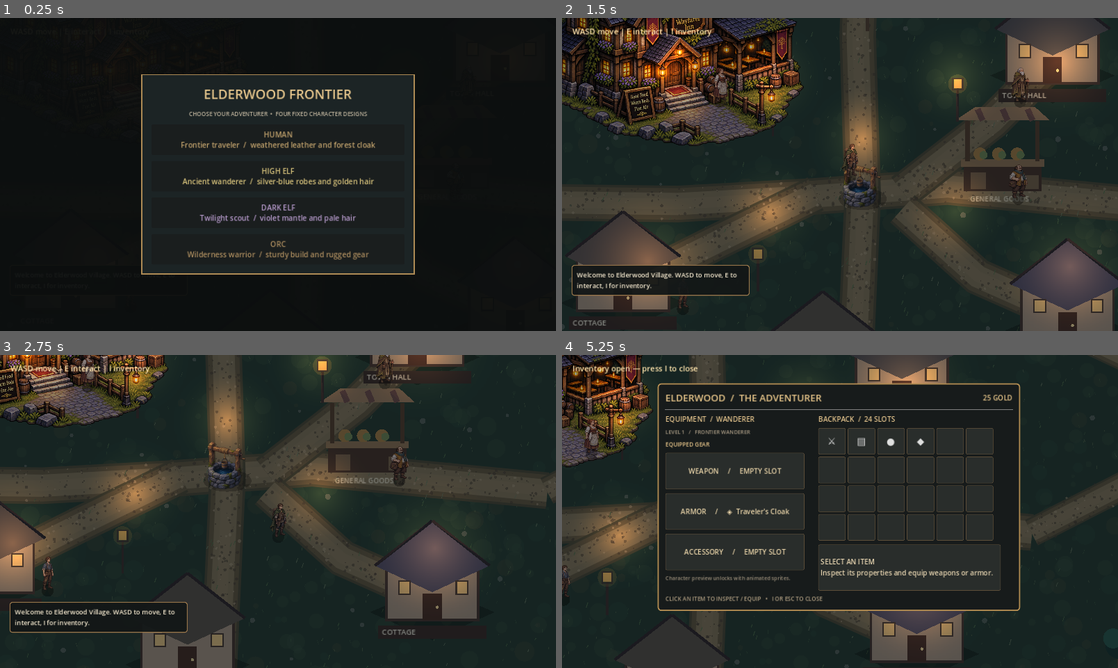
Above: before the commit, frames 1-4 (two rows, left to right).
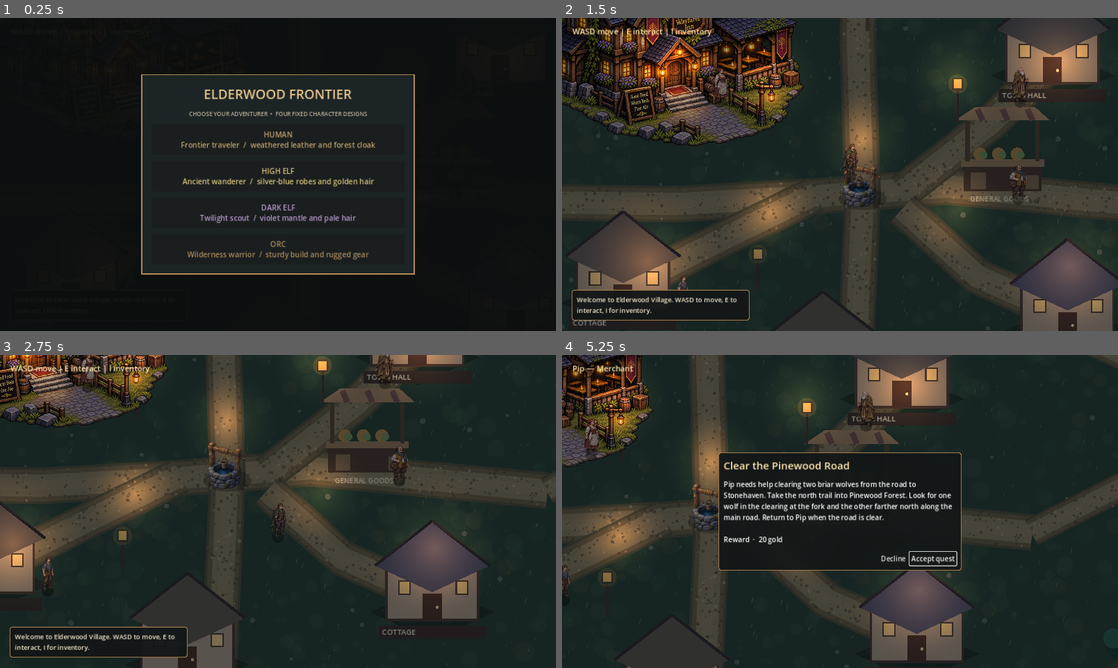
Above: after the commit, the same moments.

Repository: bhubler/elderwood-frontier-pc
Game: Godot game, scene res://scenes/world.tscn
The game is run twice, just before and just after one commit, with the same random seed, the same clock (stepped at 60 frames per second) and the same inputs.
Inputs (mouse positions are in pixels of both pictures, inside the frame that each line leads up to):
- Up to frame 1 (0.25 s): no input
- Up to frame 2 (1.5 s): click "HUMAN Frontier traveler / wea…" at 0.5 s; tap Enter at 1.25 s; move the mouse to (962, 158) at 1.27 s; hold D from 1.28 s (still down); tap E at 1.35 s; click (962, 158) at 1.42 s
- Up to frame 3 (2.75 s): tap Space at 1.52, 2.27 s; move the mouse to (166, 527) at 2.02 s; release D at 2.03 s; hold S from 2.03 s (still down); tap E at 2.1 s; click (166, 527) at 2.17 s
- Up to frame 4 (5.25 s): move the mouse to (895, 442) at 2.77 s; release S at 2.78 s; hold D 2.78-3.53 s; tap N at 2.85 s; click (895, 442) at 2.92 s; tap E at 3.05, 3.8, 5 s; move the mouse to (812, 574) at 3.52 s; hold W 3.53-4.25 s; tap Shift at 3.6 s; click (812, 574) at 3.67 s; tap Space at 3.77 s; click (895, 558) at 4.25 s, where only the run after the commit has a clickable "Decline"; move the mouse to (1006, 558) at 5.02 s; hold A from 5.03 s (still down); tap I at 5.1 s; click (1006, 558) at 5.17 s

The runs differ from the first frame. In frame 2, 2.9% of the frame differs, in the area x 1-34%, y 78-97%; in frame 3, 2.3%; in frame 4, 17%, in the area x 2-83%, y 3-82%.

Commit message:
Share village artwork with Pinewood and add an explicit quest offer

Diff:
--- a/scripts/pinewood_forest.gd
+++ b/scripts/pinewood_forest.gd
@@ -7,6 +7,8 @@
 const Wolf := preload("res://scripts/pinewood_wolf.gd")
 const Fireball := preload("res://scripts/pinewood_fireball.gd")
 const Layout := preload("res://scripts/forest_layout.gd")
+const WildernessTerrain := preload("res://scripts/wilderness_terrain.gd")
+const WildernessVegetation := preload("res://scripts/wilderness_vegetation.gd")
 const MONSTER_ART := "res://art/pinewood/briar_wolves.png"
 const VILLAGE_ENTRANCE := Vector2(4, -670)
 const SOUTH_ENTRY := Vector2(0, 704)
@@ -31,6 +33,8 @@
 var player: CharacterBody2D
 var wolves: Array[Wolf] = []
 var trees: Array[Vector2] = []
+var using_bundle_terrain := false
+var using_bundle_trees := false
 var health := MAX_HEALTH
 var mana := MAX_MANA
 var cast_cooldown := 0.0
@@ -72,8 +76,33 @@
 		trees.append(p)
 		WorldCollision.circle(self, "PineTrunk", p, 12.0)
 	trees.sort_custom(func(a: Vector2, b: Vector2) -> bool: return a.y < b.y)
+	_load_wilderness_art()
 	_spawn_wolf(Vector2(-357, 127), 0)
 	_spawn_wolf(Vector2(170, -250), 1)
+
+func _load_wilderness_art() -> void:
+	if ResourceLoader.exists(WildernessTerrain.TILESET_PATH):
+		var terrain := WildernessTerrain.new()
+		terrain.name = "WildernessTerrain"
+		terrain.z_index = -10
+		terrain.roads = [ROAD]
+		terrain.trails = [CLEARING]
+		terrain.road_half_width = 52.0
+		terrain.trail_half_width = 35.0
+		terrain.cobble_center = Vector2(0, -790)
+		terrain.cobble_radius = 132.0
+		terrain.cobble_over_roads = true
+		terrain.cell_extent = 54
+		terrain.ground_bounds = Rect2(-1180, -1130, 2360, 2220)
+		add_child(terrain)
+		using_bundle_terrain = not terrain.get_used_cells().is_empty()
+	if DirAccess.dir_exists_absolute(WildernessVegetation.PACK_ROOT):
+		var vegetation := WildernessVegetation.new()
+		vegetation.name = "WildernessVegetation"
+		vegetation.use_authored_layout = true
+		vegetation.authored_trunks = trees
+		add_child(vegetation)
+		using_bundle_trees = vegetation.trees_placed > 0
 
 func _spawn_wolf(at: Vector2, variant: int) -> void:
 	var wolf := Wolf.new()
@@ -317,6 +346,16 @@
 	return to_local(player.global_position).y < -679.0
 
 func _draw() -> void:
+	if not using_bundle_terrain:
+		_draw_placeholder_ground()
+	if not using_bundle_trees:
+		for p in trees:
+			_draw_pine(p)
+	_draw_waypost(Vector2(86, 731), "PINEWOOD FOREST")
+	_draw_waypost(Vector2(-226, 269), "STONEHAVEN ↑")
+	_draw_gate()
+
+func _draw_placeholder_ground() -> void:
 	draw_rect(Rect2(-1010, -1020, 2020, 1990), Color("#243b33"))
 	var rng := RandomNumberGenerator.new()
 	rng.seed = 712
@@ -334,11 +373,6 @@
 		var end: Vector2 = ROAD[at + 1]
 		var p := start.lerp(end, rng.randf()) + (end - start).normalized().orthogonal() * rng.randf_range(-46.0, 46.0)
 		draw_circle(p, rng.randf_range(1.3, 4.2), Color("#94856b") if i % 2 == 0 else Color("#55493b"))
-	for p in trees:
-		_draw_pine(p)
-	_draw_waypost(Vector2(86, 731), "PINEWOOD FOREST")
-	_draw_waypost(Vector2(-226, 269), "STONEHAVEN ↑")
-	_draw_gate()
 
 func _draw_swing() -> void:
 	var center := to_local(player.global_position) + Vector2(0, -2)
@@ -386,11 +420,12 @@
 		HORIZONTAL_ALIGNMENT_CENTER, 142, 14, Color("#ffe1a5"))
 
 func _draw_gate() -> void:
-	draw_rect(Rect2(-900, -920, 1800, 254), Color("#454c4e"))
-	for row in range(10):
-		for column in range(40):
-			var p := Vector2(-900 + column * 46 - (row % 2) * 23, -920 + row * 29)
-			draw_rect(Rect2(p, Vector2(43, 26)), Color("#565957") if (row + column) % 3 == 0 else Color("#4d514f"))
+	if not using_bundle_terrain:
+		draw_rect(Rect2(-900, -920, 1800, 254), Color("#454c4e"))
+		for row in range(10):
+			for column in range(40):
+				var p := Vector2(-900 + column * 46 - (row % 2) * 23, -920 + row * 29)
+				draw_rect(Rect2(p, Vector2(43, 26)), Color("#565957") if (row + column) % 3 == 0 else Color("#4d514f"))
 	for x in [-900, 100]:
 		draw_rect(Rect2(x, -713, 800, 89), Color("#525a5b"))
 		for i in range(16):
--- a/scripts/village_interactions.gd
+++ b/scripts/village_interactions.gd
@@ -10,6 +10,8 @@
 var player: CharacterBody2D
 var ui: PanelContainer
 var message: Label
+var quest_offer: CenterContainer
+var accept_quest: Button
 var inventory_panel: PanelContainer
 var notice_timer: Timer
 var inventory_grid: GridContainer
@@ -78,9 +80,14 @@
     prompt.add_theme_color_override("font_color", Color("#ffe5ad"))
     holder.add_child(prompt)
     ui = PanelContainer.new()
-    ui.position = Vector2(22, 568)
-    ui.custom_minimum_size = Vector2(410, 0)
     holder.add_child(ui)
+    ui.set_anchors_and_offsets_preset(Control.PRESET_BOTTOM_LEFT)
+    ui.offset_left = 22
+    ui.offset_right = 432
+    ui.offset_top = -24
+    ui.offset_bottom = -24
+    ui.grow_vertical = Control.GROW_DIRECTION_BEGIN
+    ui.mouse_filter = Control.MOUSE_FILTER_IGNORE
     var style := StyleBoxFlat.new()
     style.bg_color = Color(0.075, 0.09, 0.09, 0.95)
     style.border_color = Color("#9a774b")
@@ -95,10 +102,63 @@
     message.add_theme_color_override("font_color", Color("#f4e8ce"))
     ui.add_child(message)
     ui.hide()
+    _make_quest_offer(holder, style)
     notice_timer = Timer.new()
     notice_timer.one_shot = true
     notice_timer.timeout.connect(_on_notice_timeout)
     add_child(notice_timer)
+
+func _make_quest_offer(holder: Control, style: StyleBoxFlat) -> void:
+    quest_offer = CenterContainer.new()
+    holder.add_child(quest_offer)
+    quest_offer.set_anchors_and_offsets_preset(Control.PRESET_FULL_RECT)
+    var panel := PanelContainer.new()
+    panel.custom_minimum_size.x = 560
+    panel.add_theme_stylebox_override("panel", style)
+    quest_offer.add_child(panel)
+    var content := VBoxContainer.new()
+    content.add_theme_constant_override("separation", 14)
+    panel.add_child(content)
+    var title := Label.new()
+    title.text = "Clear the Pinewood Road"
+    title.add_theme_font_size_override("font_size", 24)
+    title.add_theme_color_override("font_color", Color("#ffe5ad"))
+    content.add_child(title)
+    var details := Label.new()
+    details.autowrap_mode = TextServer.AUTOWRAP_WORD_SMART
+    details.text = "Pip needs help clearing two briar wolves from the road to Stonehaven. Take the north trail into Pinewood Forest. Look for one wolf in the clearing at the fork and the other farther north along the main road. Return to Pip when the road is clear.\n\nReward  ·  %d gold" % ROAD_REWARD
+    content.add_child(details)
+    var actions := HBoxContainer.new()
+    actions.alignment = BoxContainer.ALIGNMENT_END
+    content.add_child(actions)
+    var decline := Button.new()
+    decline.text = "Decline"
+    decline.pressed.connect(_close_quest_offer)
+    actions.add_child(decline)
+    accept_quest = Button.new()
+    accept_quest.text = "Accept quest"
+    accept_quest.pressed.connect(_accept_road_quest)
+    actions.add_child(accept_quest)
+    quest_offer.hide()
+
+func _show_quest_offer() -> void:
+    notice_timer.stop()
+    ui.hide()
+    quest_offer.show()
+    accept_quest.grab_focus()
+
+func _close_quest_offer() -> void:
+    quest_offer.hide()
+    conversation_open = false
+
+func _accept_road_quest() -> void:
+    if not quest_offer.visible or road_quest != RoadQuest.OFFERED:
+        return
+    road_quest = RoadQuest.ACTIVE
+    _close_quest_offer()
+    var already_clear := is_instance_valid(forest) and forest.wolves.is_empty()
+    var objective := "Talk to Pip to collect your reward." if already_clear else "Take the north trail into Pinewood Forest."
+    _show_message("Quest accepted — Clear the Pinewood Road\n" + objective, 5.0)
 
 func _make_inventory_window() -> void:
     inventory_panel = PanelContainer.new()
@@ -305,6 +365,8 @@
 
     if inventory_open:
         prompt.text = "Inventory open — press I to close"
+    elif quest_offer.visible:
+        prompt.text = "Pip — Merchant"
     elif conversation_open:
         prompt.text = "Press E or Esc to close dialogue"
     elif in_forest:
@@ -344,6 +406,11 @@
 
 func _unhandled_key_input(event: InputEvent) -> void:
     if not event is InputEventKey or not event.pressed or event.echo:
+        return
+    if quest_offer.visible:
+        if event.keycode == KEY_ESCAPE:
+            _close_quest_offer()
+        get_viewport().set_input_as_handled()
         return
     if event.keycode == KEY_I:
         inventory_open = not inventory_open
@@ -394,6 +461,10 @@
                 conversation_open = true
                 var words: String = people[nearest]["words"]
                 var road_dialogue := speaker.name == &"Pip" and road_quest != RoadQuest.COMPLETE
+                if road_dialogue and road_quest == RoadQuest.OFFERED:
+                    _show_quest_offer()
+                    get_viewport().set_input_as_handled()
+                    return
                 if road_dialogue:
                     words = _pip_road_dialogue()
                 _show_message("%s — %s:\n%s\n\n[E] Continue" % [people[nearest]["name"], people[nearest]["role"], words], 0.0)
@@ -410,9 +481,6 @@
         gold += ROAD_REWARD
         _refresh_inventory()
         return "The road is open again. Here’s %d gold for your trouble. Follow the road north to Stonehaven." % ROAD_REWARD
-    if road_quest == RoadQuest.OFFERED:
-        road_quest = RoadQuest.ACTIVE
-        return "Two briar wolves have been stalking the Stonehaven road. Take the north trail into Pinewood Forest. One wolf is in the clearing where the road forks. The other is farther north along the main road. Clear them out and come see me.\n\nQuest started — Clear the Pinewood Road"
     return "%d briar %s still on the Pinewood road. I’ll be here when the road is clear." % [
         remaining, "wolf is" if remaining == 1 else "wolves are"
     ]
--- a/scripts/wilderness_terrain.gd
+++ b/scripts/wilderness_terrain.gd
@@ -1,5 +1,5 @@
 extends TileMapLayer
-## Optional Wilderness Bundle terrain for the starting village.
+## Shared Wilderness Bundle terrain for outdoor regions.
 ## This script is project code; the separately purchased assets stay local.
 const ForestLayout := preload("res://scripts/forest_layout.gd")
 const TILESET_PATH := "res://art/10_Wilderness_Bundle/Terrain_and_Nature/godot/terrain_tileset.tres"
@@ -8,6 +8,16 @@
 const TRAIL := 22
 const COBBLE := 23
 const EXTENT := 24
+
+var roads: Array = ForestLayout.ROADS
+var trails: Array = ForestLayout.TRAILS
+var road_half_width := ForestLayout.ROAD_HALF_WIDTH
+var trail_half_width := ForestLayout.TRAIL_HALF_WIDTH
+var cobble_center := Vector2.ZERO
+var cobble_radius := 78.0
+var cobble_over_roads := false
+var cell_extent := EXTENT
+var ground_bounds := Rect2()
 
 func _ready() -> void:
 	if not ResourceLoader.exists(TILESET_PATH):
@@ -20,15 +30,19 @@
 	var grass_cells: Array[Vector2i] = []
 	var trail_cells: Array[Vector2i] = []
 	var cobble_cells: Array[Vector2i] = []
-	for y in range(-EXTENT, EXTENT + 1):
-		for x in range(-EXTENT, EXTENT + 1):
+	for y in range(-cell_extent, cell_extent + 1):
+		for x in range(-cell_extent, cell_extent + 1):
 			var cell := Vector2i(x, y)
 			var pos := map_to_local(cell)
-			# Path widths are measured in the same world coordinates as the village.
-			if ForestLayout.near_route(pos, ForestLayout.ROADS, ForestLayout.ROAD_HALF_WIDTH) \
-			or ForestLayout.near_route(pos, ForestLayout.TRAILS, ForestLayout.TRAIL_HALF_WIDTH):
+			if ground_bounds.has_area() and not ground_bounds.has_point(pos):
+				continue
+			var cobbled := pos.distance_to(cobble_center) < cobble_radius
+			if cobble_over_roads and cobbled:
+				cobble_cells.append(cell)
+			elif ForestLayout.near_route(pos, roads, road_half_width) \
+			or ForestLayout.near_route(pos, trails, trail_half_width):
 				trail_cells.append(cell)
-			elif pos.length() < 78.0:
+			elif cobbled:
 				cobble_cells.append(cell)
 			else:
 				grass_cells.append(cell)
--- a/scripts/wilderness_vegetation.gd
+++ b/scripts/wilderness_vegetation.gd
@@ -7,6 +7,9 @@
 const SEED := 77139
 
 var trunks: Array[Vector2] = []
+var authored_trunks: Array[Vector2] = []
+var use_authored_layout := false
+var trees_placed := 0
 var tree_scenes: Array[PackedScene] = []
 var bush_scenes: Array[PackedScene] = []
 
@@ -18,7 +21,10 @@
 	if tree_scenes.is_empty() and bush_scenes.is_empty():
 		push_warning("No standalone vegetation scenes found. Share the Trees_and_Bushes folder structure to wire exact assets.")
 		return
-	_populate()
+	if use_authored_layout:
+		_populate_authored()
+	else:
+		_populate()
 
 func _discover(path: String) -> void:
 	var dir := DirAccess.open(path)
@@ -63,18 +69,31 @@
 			continue
 		if is_tree and not ForestLayout.has_trunk_clearance(pos, trunks):
 			continue
-		var instance := scene.instantiate()
-		if not (instance is Node2D):
-			instance.queue_free()
-			continue
-		var decoration := instance as Node2D
-		decoration.position = pos
-		decoration.z_index = 0
-		add_child(decoration)
-		if is_tree:
+		if _plant(scene, pos) and is_tree:
 			trunks.append(pos)
 			# The sprite can sway independently of its grounded trunk.
 			WorldCollision.circle(self, "TreeTrunk", pos, 10.0)
+
+func _populate_authored() -> void:
+	if tree_scenes.is_empty():
+		return
+	var rng := RandomNumberGenerator.new()
+	rng.seed = SEED
+	for pos in authored_trunks:
+		var scene := tree_scenes[rng.randi_range(0, tree_scenes.size() - 1)]
+		if _plant(scene, pos):
+			trees_placed += 1
+
+func _plant(scene: PackedScene, pos: Vector2) -> bool:
+	var instance := scene.instantiate()
+	if not instance is Node2D:
+		instance.queue_free()
+		return false
+	var decoration := instance as Node2D
+	decoration.position = pos
+	decoration.z_index = 0
+	add_child(decoration)
+	return true
 
 func _reserved(pos: Vector2) -> bool:
 	# Wide open village square, inn entrance, merchant stand, hall and cottages.
--- a/scripts/world.gd
+++ b/scripts/world.gd
@@ -5,6 +5,8 @@
 const WELL_POSITION := Vector2(0, 35)
 const ForestLayout := preload("res://scripts/forest_layout.gd")
 const WorldCollision := preload("res://scripts/world_collision.gd")
+const WildernessTerrain := preload("res://scripts/wilderness_terrain.gd")
+const WildernessVegetation := preload("res://scripts/wilderness_vegetation.gd")
 const TILE_W: float = 96.0
 const TILE_H: float = 48.0
 const EXTENT: int = 24
@@ -99,22 +101,18 @@
 		WorldCollision.circle(obstacles, "TreeTrunk", tree_pos, 8.0)
 
 func _load_wilderness_terrain() -> void:
-	var pack_path := "res://art/10_Wilderness_Bundle/Terrain_and_Nature/godot/terrain_tileset.tres"
-	if not ResourceLoader.exists(pack_path):
-		return
-	var terrain := TileMapLayer.new()
+	if not ResourceLoader.exists(WildernessTerrain.TILESET_PATH):
+		return
+	var terrain := WildernessTerrain.new()
 	terrain.name = "WildernessTerrain"
-	terrain.set_script(load("res://scripts/wilderness_terrain.gd"))
 	terrain.z_index = -10
 	add_child(terrain)
 
 func _load_wilderness_vegetation() -> void:
-	var pack_path := "res://art/10_Wilderness_Bundle/Trees_and_Bushes"
-	if not DirAccess.dir_exists_absolute(pack_path):
-		return
-	var vegetation := Node2D.new()
+	if not DirAccess.dir_exists_absolute(WildernessVegetation.PACK_ROOT):
+		return
+	var vegetation := WildernessVegetation.new()
 	vegetation.name = "WildernessVegetation"
-	vegetation.set_script(load("res://scripts/wilderness_vegetation.gd"))
 	vegetation.trunks = trees.duplicate()
 	add_child(vegetation)
 
